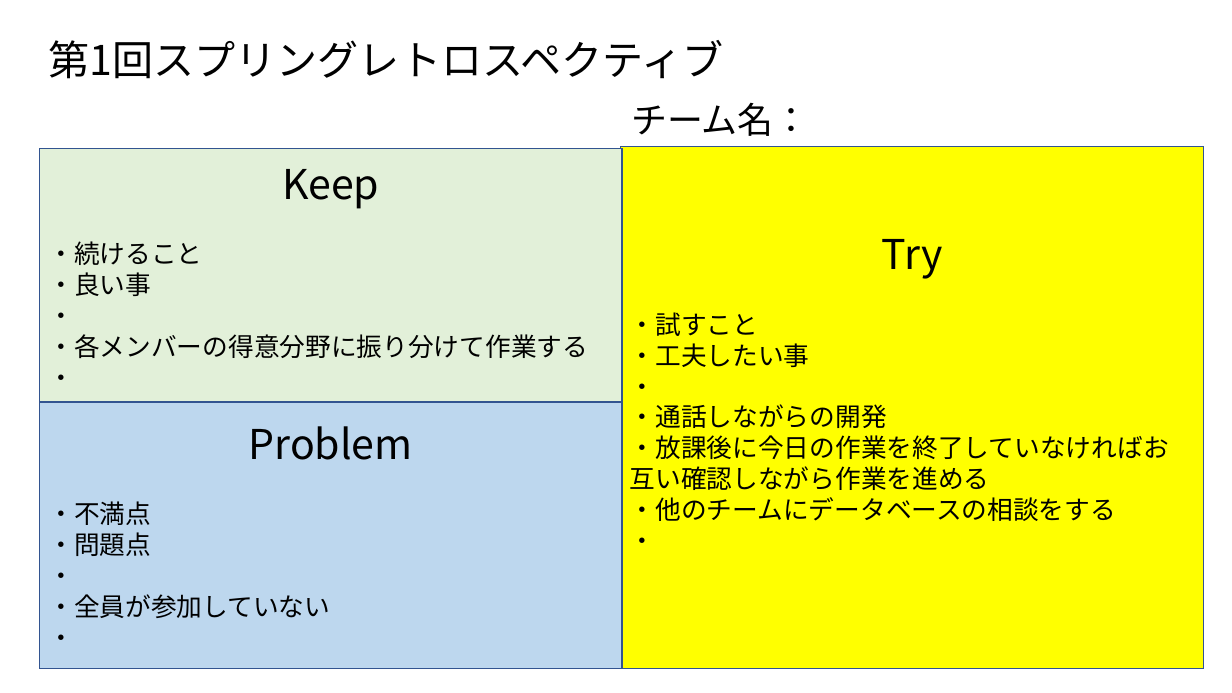
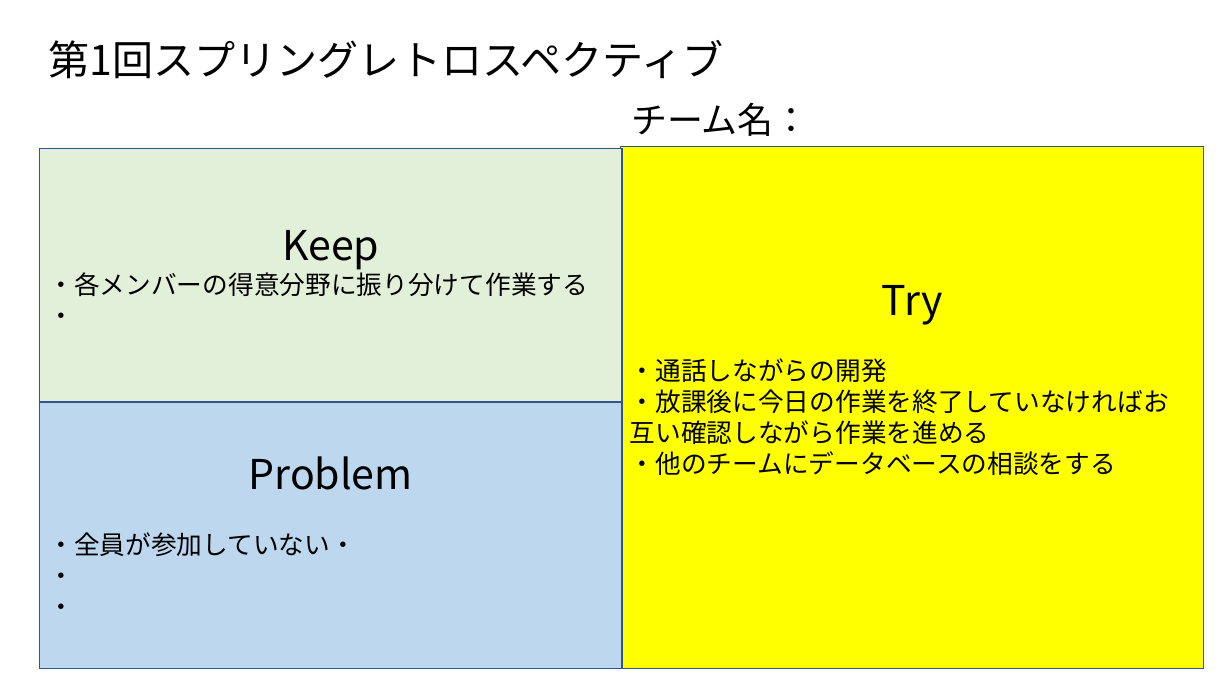
Before and after one commit to fu-syoji-t/SD3D_2023_Scrum2, a slide deck: slide 1 of 06レビュー記録/第1回スプリングレトロスペクティブ.pptx. Drawn at 1232x693 pixels with LibreOffice and Linux fonts; fonts in the diff are those of the drawing. Boxes give left, top, right and bottom in pixels: in the first picture for what was removed or moved away, otherwise in the second. Text is boxed around its words. In the diff, an @@ line names an element or a change of style, - is before the commit and + after.

```diff
--- a/06レビュー記録/第1回スプリングレトロスペクティブ.pptx
+++ b/06レビュー記録/第1回スプリングレトロスペクティブ.pptx
@@ text in rectangle at (x1=48, y1=241, x2=202, y2=318): paragraphs removed @@
-・続けること
-・良い事
-・
@@ text in rectangle at (x1=630, y1=312, x2=810, y2=389): paragraphs removed @@
-・試すこと
-・工夫したい事
-・
@@ text in rectangle at (x1=48, y1=532, x2=356, y2=556): text changed @@
-・不満点
-・問題点
+・全員が参加していない・
@@ text in rectangle at (x1=630, y1=537, x2=656, y2=543): paragraph removed @@
-・
@@ text in rectangle at (x1=48, y1=594, x2=330, y2=618): paragraph removed @@
-・全員が参加していない
```
